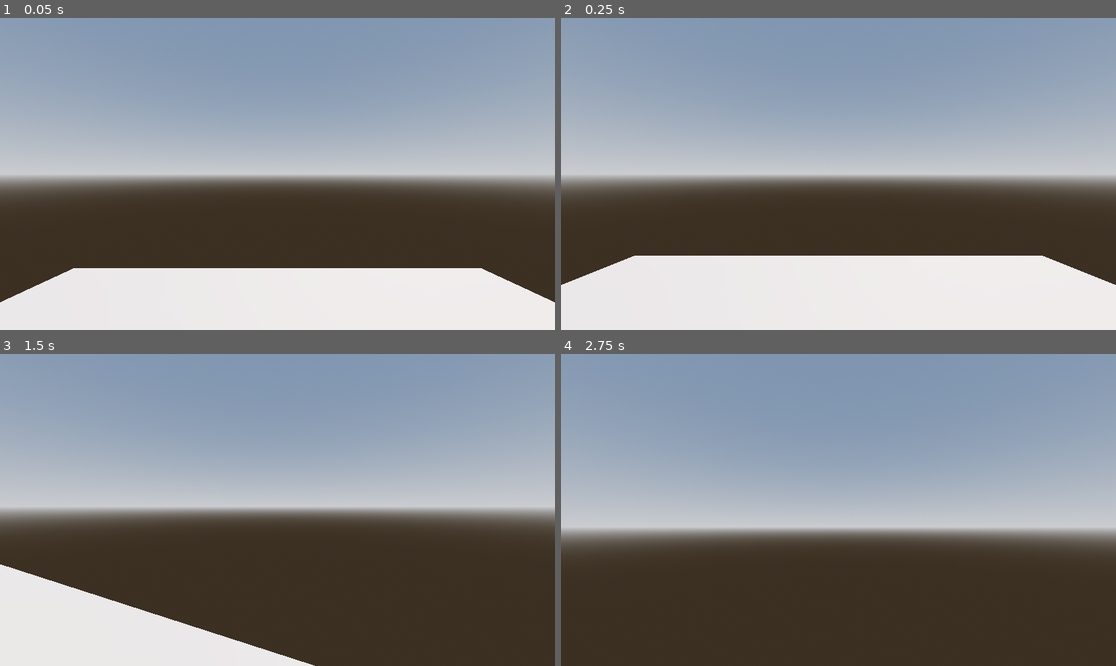
Above: before the commit, frames 1-4 (two rows, left to right).
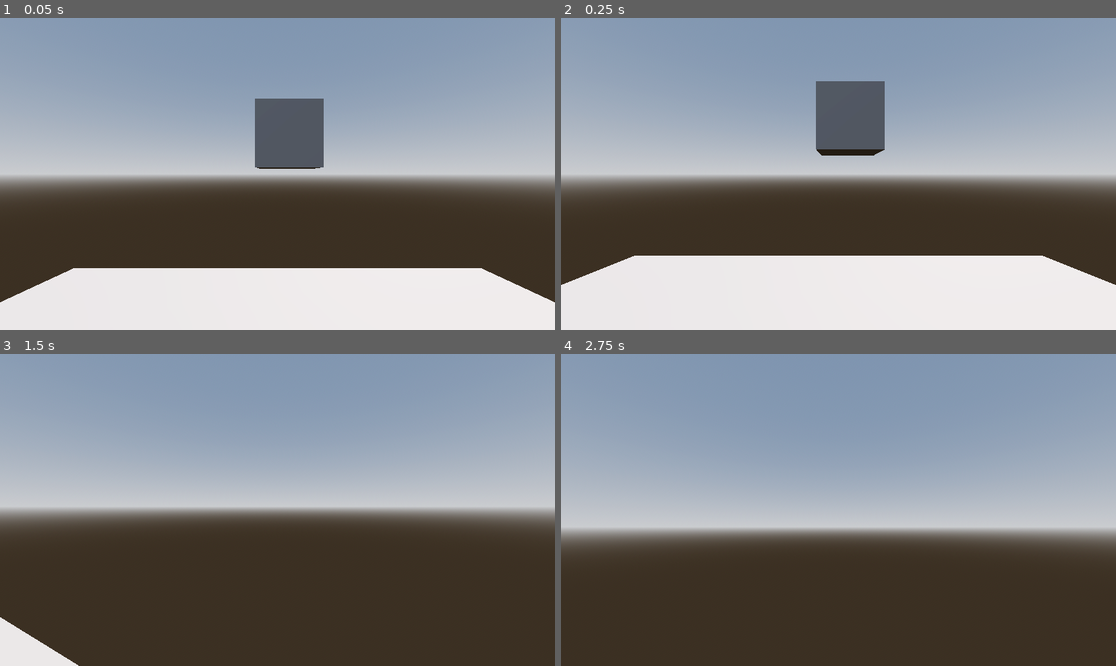
Above: after the commit, the same moments.

Repository: Trictan/SpookyJam25
Game: Godot game, scene res://scenes/main.tscn
The game is run twice, just before and just after one commit, with the same random seed, the same clock (stepped at 60 frames per second) and the same inputs.
Inputs (mouse positions are in pixels of both pictures, inside the frame that each line leads up to):
- Up to frame 1 (0.05 s): no input
- Up to frame 2 (0.25 s): no input
- Up to frame 3 (1.5 s): move the mouse to (305, 510) at 0.52 s; hold W (forward) from 0.53 s (still down); tap Space (jump) at 0.77 s; move the mouse to (249, 510) at 1.27 s
- Up to frame 4 (2.75 s): keep holding W (forward); tap Space (jump) at 1.52 s; tap Enter at 2 s; move the mouse to (849, 503) at 2.02 s

The runs differ from the first frame. In frame 1, 2.8% of the frame differs, in the area x 45-59%, y 25-49%; in frame 2, 2.9%; in frame 3, 8.2%, in the area x 0-57%, y 67-100%; in frame 4, nothing differs.

Commit message:
removed box, floor collison on

Diff:
--- a/scenes/main.tscn
+++ b/scenes/main.tscn
@@ -51,12 +51,6 @@
 current = true
 
 [node name="Boxes" type="Node3D" parent="."]
-visible = false
-
-[node name="CSGBox3D7" type="CSGBox3D" parent="Boxes"]
-transform = Transform3D(8.375084, 0, 0, 0, 0.4069019, 0, 0, 0, 8.375084, 4.187542, -0.626533, 4.187542)
-use_collision = true
-size = Vector3(41.597656, 1, 8.46875)
 
 [node name="CSGBox3D" type="CSGBox3D" parent="Boxes"]
 transform = Transform3D(1.2, 0, 0, 0, 1.2, 0, 0, 0, 1.2, 0.20937274, 3.1545656, -4.1638174)
@@ -77,6 +71,7 @@
 transform = Transform3D(1.2, 0, 0, 0, 1.2, 0, 0, 0, 1.2, -7.4497743, 3.1545656, -0.16000058)
 
 [node name="RoomCollisions" type="CSGCombiner3D" parent="."]
+use_collision = true
 
 [node name="Floor" type="CSGBox3D" parent="RoomCollisions"]
 size = Vector3(10, 0.25, 10)
